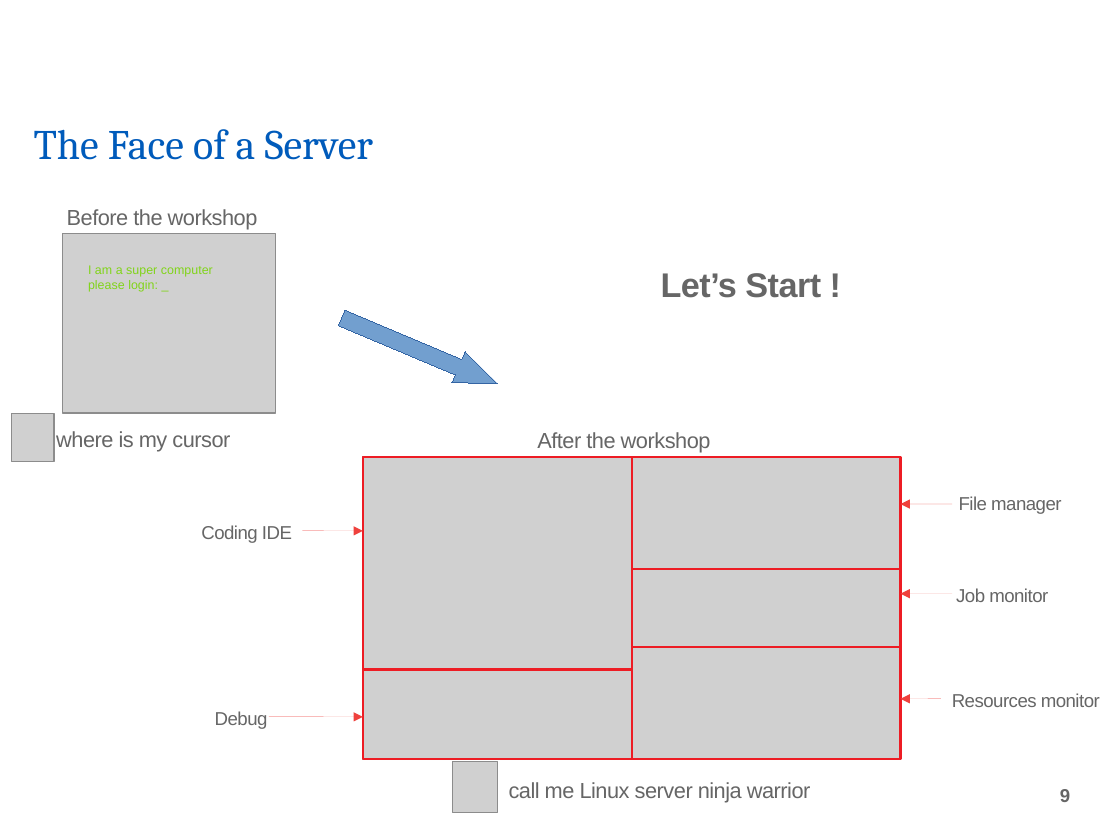
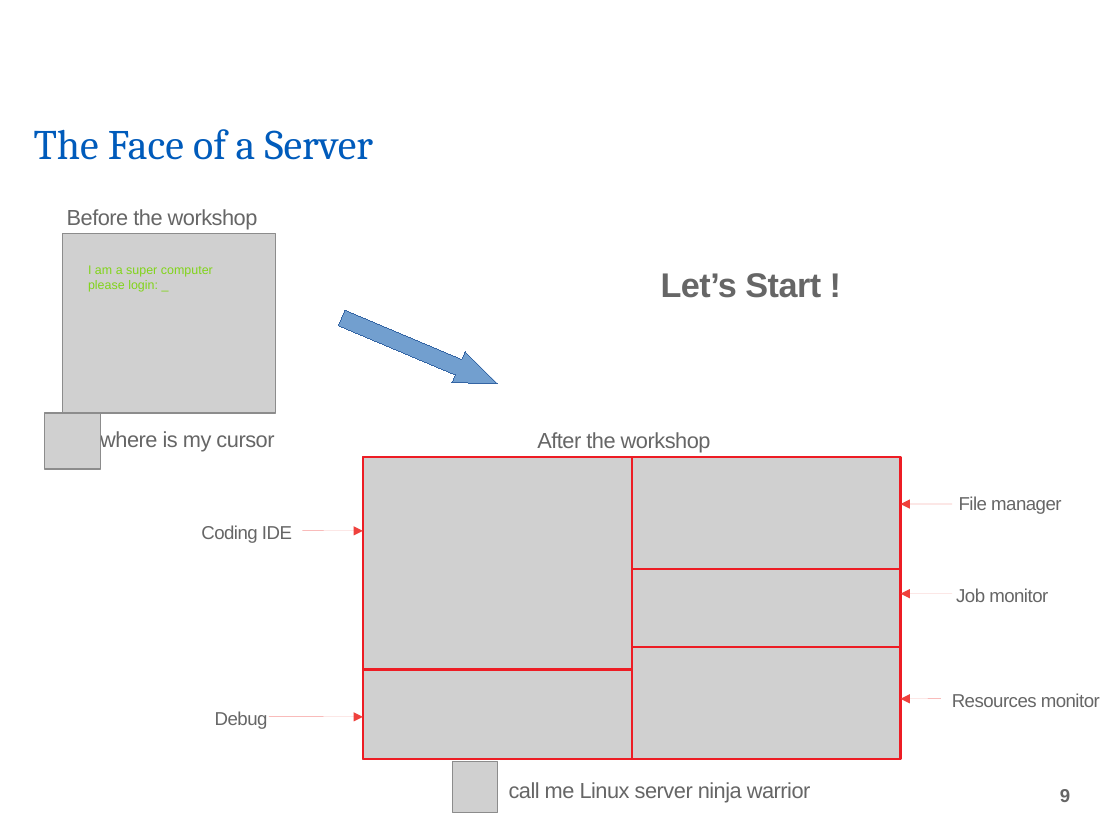
Before and after one commit to tidues/Intro-to-Linux-Server, a slide deck: slide 9 of IntroToLinuxServer.odp. Drawn at 1120x840 pixels with LibreOffice and Linux fonts; fonts in the diff are those of the drawing; grey boxes stand for pictures; background and template pictures are left out. Boxes give left, top, right and bottom in pixels: in the first picture for what was removed or moved away, otherwise in the second. Text is boxed around its words. In the diff, an @@ line names an element or a change of style, - is before the commit and + after.

```diff
--- a/IntroToLinuxServer.odp
+++ b/IntroToLinuxServer.odp
@@ picture: place and size @@
-picture at box(11, 413, 54, 461)
+picture at box(45, 413, 101, 469)
@@ text "where is my cursor": place and size @@
-text "where is my cursor" at box(56, 431, 230, 452)
+text "where is my cursor" at box(100, 430, 274, 452)
```
Also in this commit, not shown: 13 other slides changed, 27 other files.
